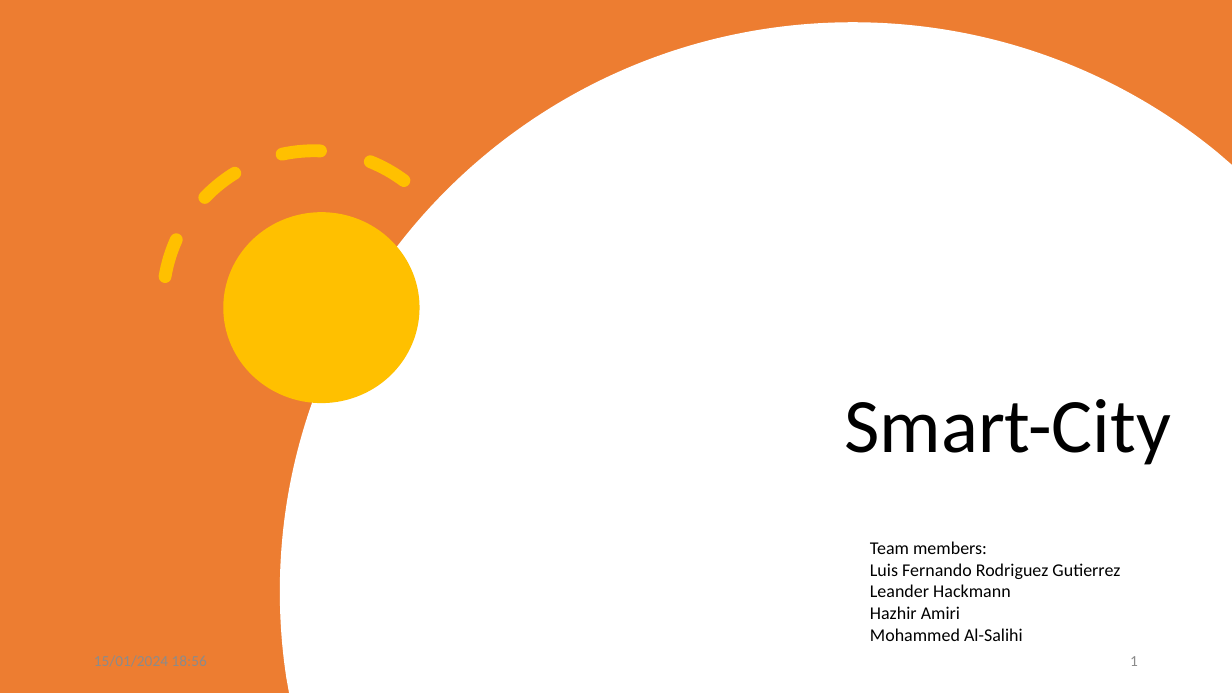
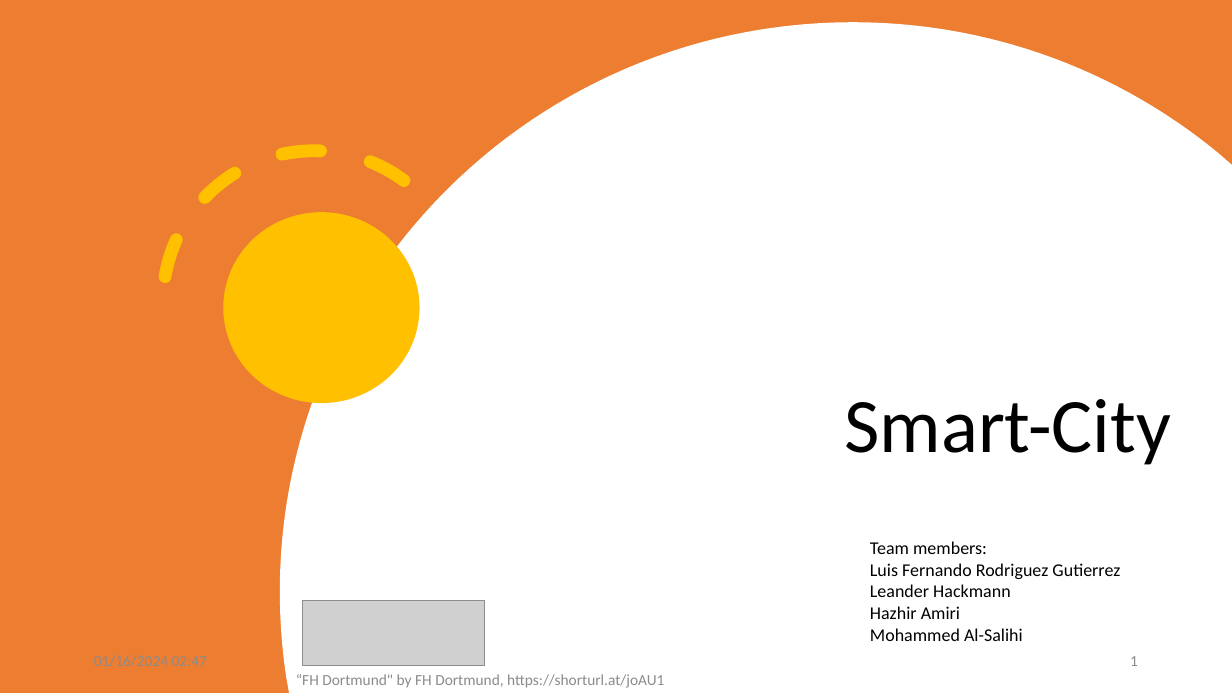
Before and after one commit to allerter/ESE-Smart-City, a slide deck: slide 1 of Requirements/Presentations/Presentation_Merge.pptx. Drawn at 1232x693 pixels with LibreOffice and Linux fonts; fonts in the diff are those of the drawing; grey boxes stand for pictures. Boxes give left, top, right and bottom in pixels: in the first picture for what was removed or moved away, otherwise in the second. Text is boxed around its words. In the diff, an @@ line names an element or a change of style, - is before the commit and + after.

```diff
--- a/Requirements/Presentations/Presentation_Merge.pptx
+++ b/Requirements/Presentations/Presentation_Merge.pptx
@@ picture added at <box>303,601,484,666</box> @@
@@ text added at <box>296,674,664,688</box>, 12 pt, text #8C8C8C @@
+“FH Dortmund" by FH Dortmund, https://shorturl.at/joAU1
```
Also in this commit, not shown: 25 other slides changed, 4 slides added, 2 other files.
